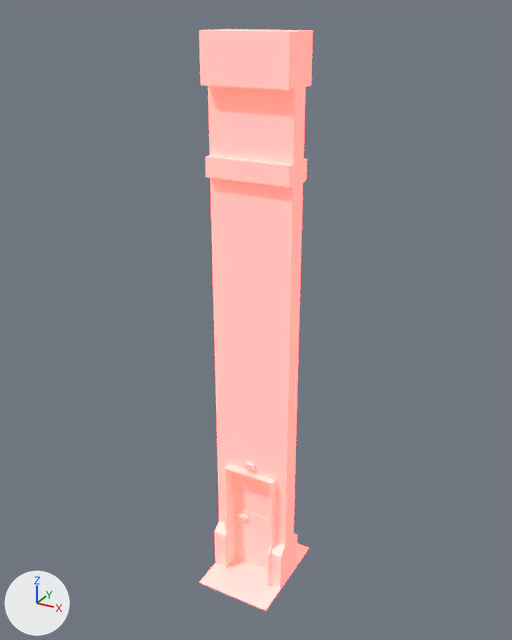
What one commit did to the FBX model Assets/5. Models/ManDoor.fbx.
Rendered twice from a 50 mm camera at (-0.26, -8.8, 9.27) aimed at (-5.17, 0.12, 4.8). Lighting does not change. The marker at lower left points along +X, +Y and +Z. The picture after the commit comes second. Where no turn or scale is listed for an object, it has been applied to the vertices.

The first picture shows 'Door', 'DoorFrame', 'DoorHandle', 'DoorLight', 'ManDoor'.
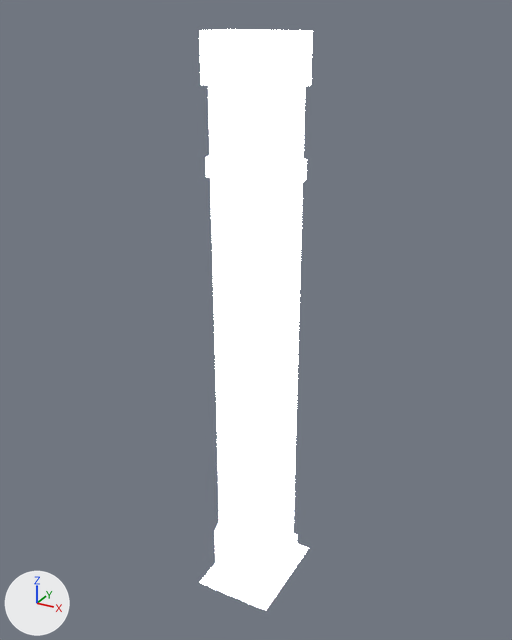
The newer file is also turned or shifted as a whole; pictures and numbers use the older file's frame.

Location of each change, (x1, y1, x2, y2) in pixels of the pictures (512 x 640 px):
'ManDoor', recoloured
    both: (199, 29, 313, 611)
'Door', recoloured
    both: (234, 473, 270, 570)
'DoorFrame', recoloured
    both: (223, 464, 276, 586)
'DoorLight', deleted
    before: (245, 462, 256, 472)
'DoorHandle', recoloured
    both: (235, 512, 248, 521)
'OldDoorLight', added
    after: (246, 462, 256, 470)

Diff of the bpy script that builds the scene:
```diff
--- a/Assets/5. Models/ManDoor.fbx.py
+++ b/Assets/5. Models/ManDoor.fbx.py
@@ mat_lowpolycommon @@
 mat_lowpolycommon.base_color = (0.8, 0.8, 0.8)  # white #e7e7e7
-mat_lowpolycommon.emission_color = (1.0, 0.00378, 0.000923)  # red #ff0c03
 mat_lowpolycommon.emission_strength = 20.0
@@ me_cube_012_1 @@
+me_cube_012_1.from_pydata([(-0.083, -0.223, 0.051), (-0.083, -0.223, -0.051), (0.083, -0.223, 0.051), (0.083, -0.223, -0.051), (-0.083, 0.149, 0.051), (-0.083, 0.149, -0.051), (0.083, 0.149, 0.051), (0.083, 0.149, -0.051), (0.0, 0.149, -0.051), (0.0, 0.149, 0.051)], [], [(0, 2, 6, 9, 4), (4, 5, 1, 0), (3, 1, 5, 8, 7), (2, 3, 7, 6), (0, 1, 3, 2), (8, 5, 4, 9, 6, 7)])
+me_cube_012_1.materials.append(mat_lowpolycommon)  # its picture is missing
@@ ob_doorlight @@
-ob_doorlight = bpy.data.objects.new('DoorLight', me_cube_012)
-ob_doorlight.location = (-5.1, 0.06, 2.27)
@@ ob_olddoorlight @@
+ob_olddoorlight = bpy.data.objects.new('OldDoorLight', me_cube_012_1)
+ob_olddoorlight.location = (-5.1, 0.04, 2.27)
```
